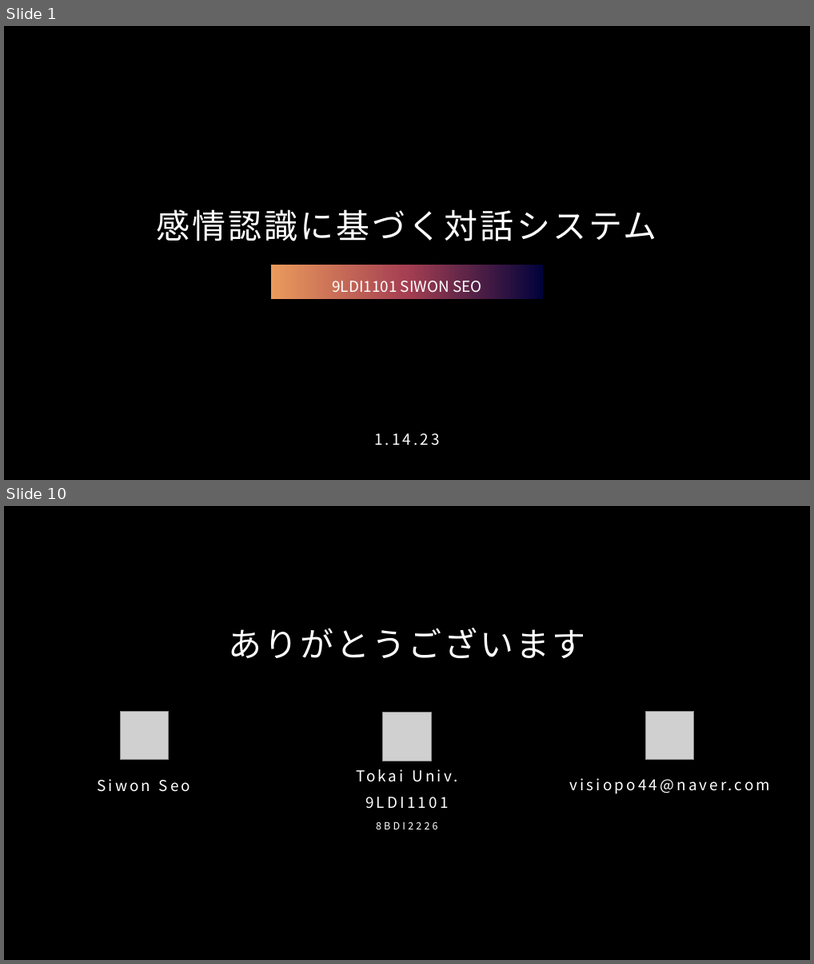
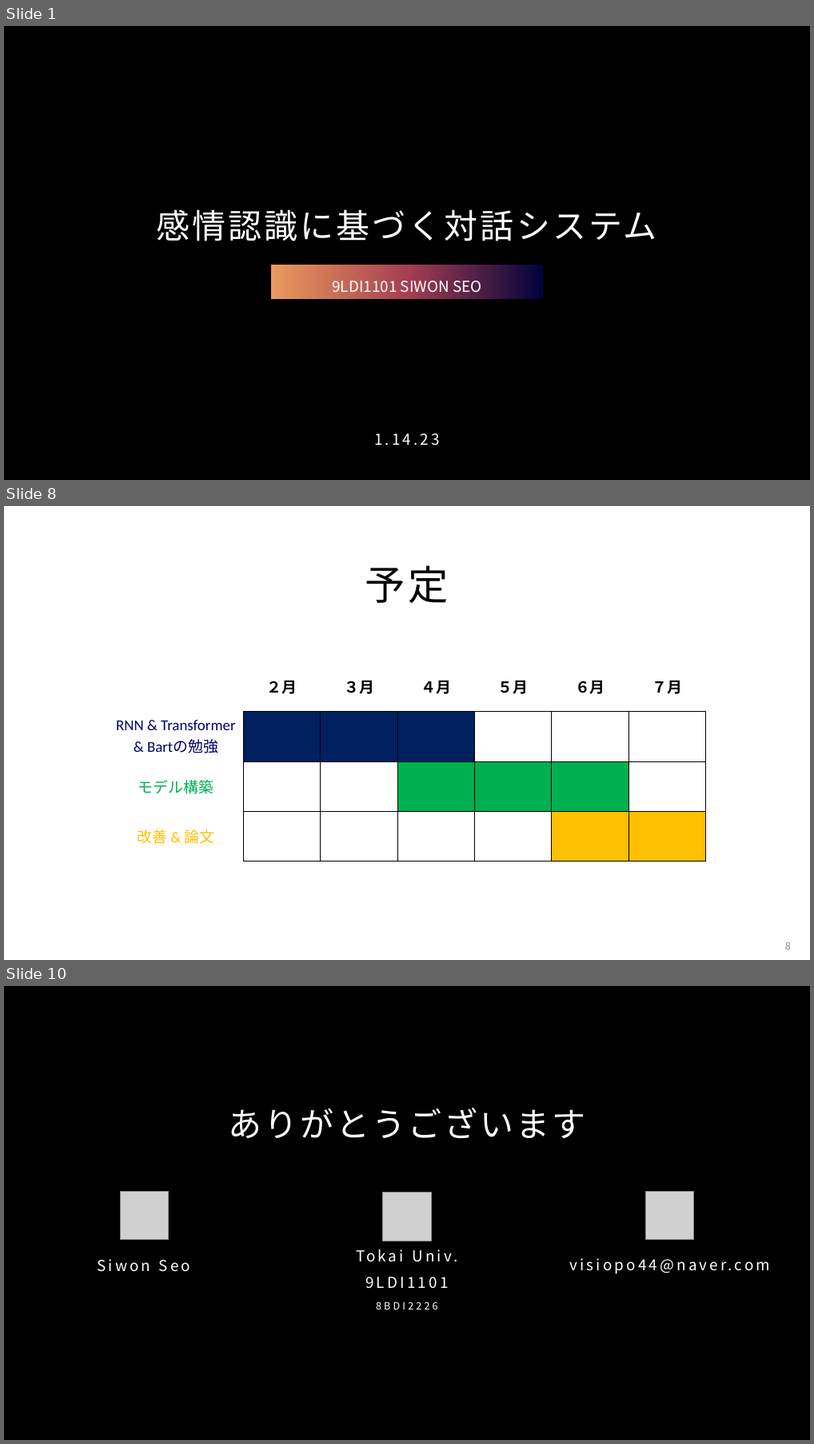
Before and after one commit to Sion1225/Study-Deeplearning-NLP, a slide deck: Presentation/感情認識に基づく対話システム.pptx. Shown one above the other, each under a label of ours: slides 1 and 10 before the commit, slides 1, 8 and 10 after it; the slides between them are not shown. The pictures are 814x964 and 814x1444 pixels, drawn with LibreOffice and Linux fonts; fonts in the diff are those of the drawing; grey boxes stand for pictures; background and template pictures are left out. Boxes give left, top, right and bottom in pixels: in the first picture for what was removed or moved away, otherwise in the second. Text is boxed around its words. In the diff, an @@ line names an element or a change of style, - is before the commit and + after.

```diff
--- a/Presentation/感情認識に基づく対話システム.pptx
+++ b/Presentation/感情認識に基づく対話システム.pptx
@@ slide 8 added at [4, 506, 810, 960], background #FFFFFF @@
@@ title added at [366, 565, 449, 603], 48 pt, text #000000 @@
+予定
@@ table added at [108, 661, 705, 861], 4 rows, 7 columns @@
+ | ２月 | ３月 | ４月 | ５月 | ６月 | ７月
+RNN & Transformer / & Bartの勉強 |  |  |  |  |  | 
+モデル構築 |  |  |  |  |  | 
+改善 & 論文 |  |  |  |  |  | 
@@ page number added at [786, 942, 791, 949], 12 pt, text #8C8C8C @@
+8
```
Also in this commit, not shown: 7 slides changed, 1 slide removed.
